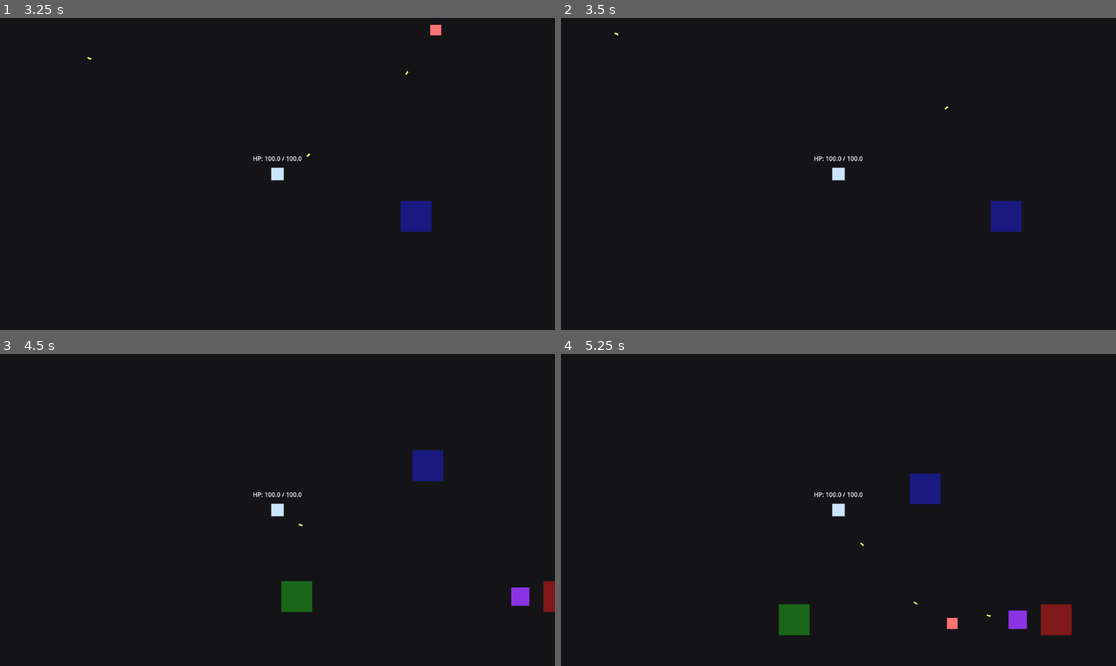
Above: before the commit, frames 1-4 (two rows, left to right).
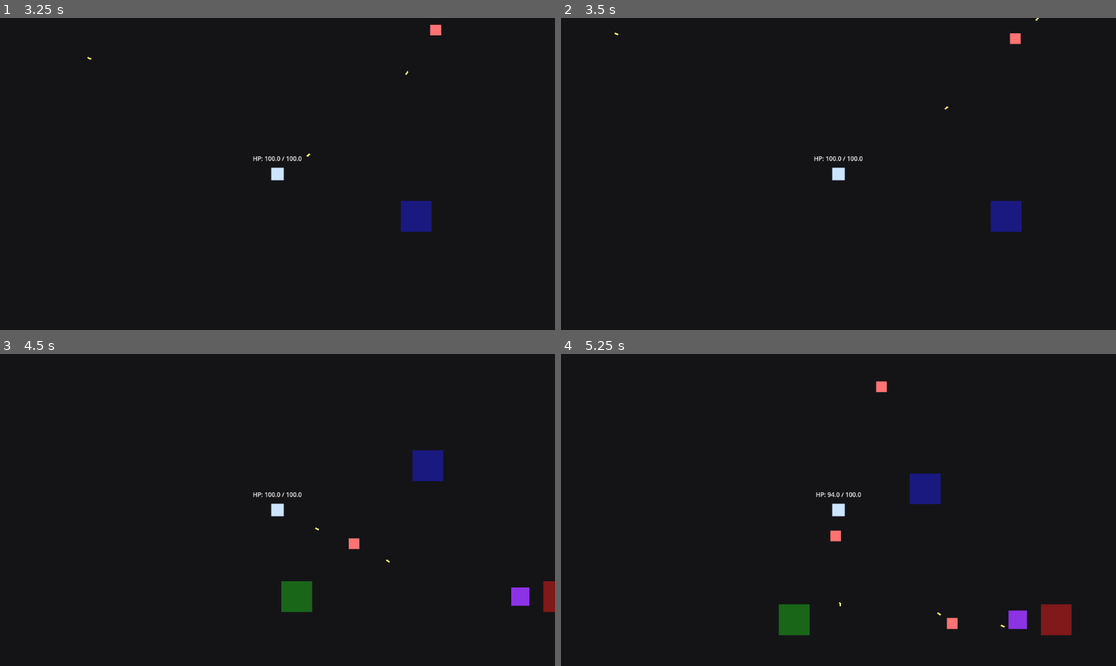
Above: after the commit, the same moments.

Repository: KevinRabbe/bullet-hell-roughe-lite
Game: Godot game, scene res://scenes/Main.tscn
Two runs of this game, one before a commit and one after it. Both use one fixed random seed, a clock stepped at 60 frames per second and the inputs below.
Inputs:
- Up to frame 1 (3.25 s): tap Enter at 0.5 s; hold W (move_up) 0.53-2.03 s; tap P at 0.6, 1.55, 2.85 s; tap Q at 0.8, 1.35, 2.3 s; hold E (interact) 2.03-2.78 s; hold A (move_left) from 2.03 s (still down)
- Up to frame 2 (3.5 s): keep holding A (move_left)
- Up to frame 3 (4.5 s): release A (move_left) at 3.53 s; hold S (move_down) 3.53-4.28 s; tap Q at 3.6 s; tap Escape at 4.15 s; hold D (move_right) from 4.28 s (still down); tap P at 4.35 s
- Up to frame 4 (5.25 s): release D (move_right) at 5.03 s; hold W (move_up) from 5.03 s (still down); tap Q at 5.1 s

Frame 1 is identical in both runs. In frame 2, less than 0.1% of the frame differs, in the area x 80-87%, y 0-9%; in frame 3, less than 0.1%; in frame 4, 0.3%, in the area x 45-80%, y 8-88%.

Commit message:
Add pause and debug quit controls

Diff:
--- a/scripts/game/main_game.gd
+++ b/scripts/game/main_game.gd
@@ -3,5 +3,30 @@
 @onready var player: CharacterBody2D = $Player
 
 func _ready() -> void:
+	# Keep input handling active while the scene tree is paused.
+	process_mode = Node.PROCESS_MODE_ALWAYS
 	if player == null:
 		push_error("Main scene is missing a Player node.")
+
+func _unhandled_input(event: InputEvent) -> void:
+	if not (event is InputEventKey):
+		return
+	var key_event := event as InputEventKey
+	if not key_event.pressed or key_event.echo:
+		return
+
+	if key_event.keycode == KEY_ESCAPE or key_event.keycode == KEY_P:
+		_toggle_pause()
+		return
+
+	# Optional debug placeholder for a future quit-to-menu flow.
+	if key_event.keycode == KEY_Q:
+		print("DEBUG QUIT PLACEHOLDER: no menu scene wired yet.")
+
+func _toggle_pause() -> void:
+	var should_pause := not get_tree().paused
+	get_tree().paused = should_pause
+	if should_pause:
+		print("GAME PAUSED")
+	else:
+		print("GAME RESUMED")
